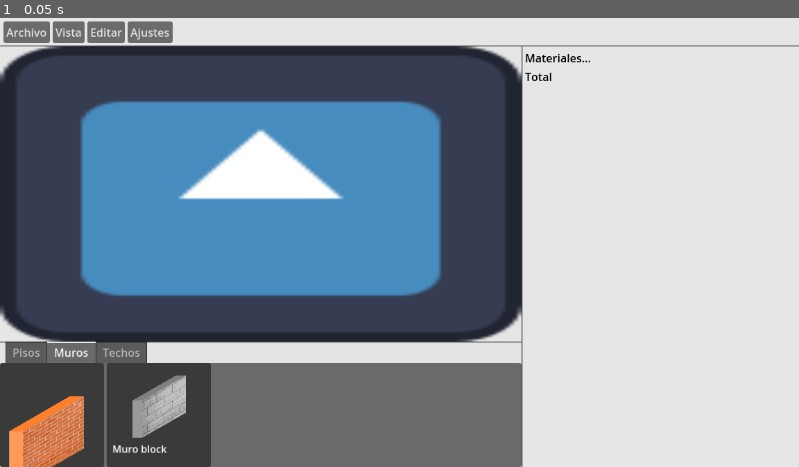
Above: before the commit, frame 1.
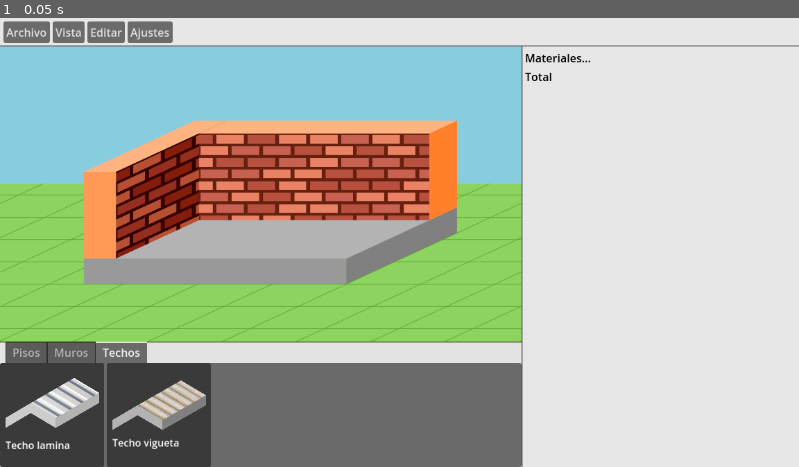
Above: after the commit, the same moment.

Repository: Aliere06/ConstruPlanner-App
Game: Godot game, scene res://label.tscn
Same seed, same stepped clock (60 frames per second), same inputs: the game is played once before the commit and once after it. The engine's default icon, where the game draws it, is replaced by a stand-in: a white triangle on a blue panel in a dark square.
Inputs:
- Up to frame 1 (0.05 s): no input

The runs differ from the first frame. In frame 1, 46% of the frame differs, in the area x 0-66%, y 6-100%.

Commit message:
Imagen editor 3D

Diff:
--- a/label.tscn
+++ b/label.tscn
@@ -1,7 +1,7 @@
 [gd_scene load_steps=15 format=3 uid="uid://6bmuwki4o6bd"]
 
 [ext_resource type="Script" path="res://Vista.gd" id="1_0cafm"]
-[ext_resource type="Texture2D" uid="uid://dli6mslrsrtf4" path="res://icon.svg" id="2_iovjh"]
+[ext_resource type="Texture2D" uid="uid://b8xbq6x4f680" path="res://3D Editor.png" id="2_fhbsj"]
 [ext_resource type="Texture2D" uid="uid://b7u3wpqs1gbrf" path="res://Piso_Concreto.svg" id="3_6u8rg"]
 [ext_resource type="Texture2D" uid="uid://dau0ncjdlwlnq" path="res://construplanner/piso_madera.png" id="4_40ulw"]
 [ext_resource type="Texture2D" uid="uid://ce4eh86andig5" path="res://construplanner/piso_ceramica.png" id="5_4k7ng"]
@@ -149,7 +149,7 @@
 custom_minimum_size = Vector2(700, 400)
 layout_mode = 2
 size_flags_vertical = 3
-texture = ExtResource("2_iovjh")
+texture = ExtResource("2_fhbsj")
 expand_mode = 3
 
 [node name="Panel (B)" type="Panel" parent="Panel/VBoxContainer/HBoxContainer/VBoxContainer2 (B y D)"]
@@ -167,7 +167,7 @@
 grow_horizontal = 2
 grow_vertical = 2
 size_flags_vertical = 8
-current_tab = 1
+current_tab = 2
 
 [node name="Pisos" type="HFlowContainer" parent="Panel/VBoxContainer/HBoxContainer/VBoxContainer2 (B y D)/Panel (B)/TabContainer"]
 visible = false
@@ -262,6 +262,7 @@
 fit_content = true
 
 [node name="Muros" type="HFlowContainer" parent="Panel/VBoxContainer/HBoxContainer/VBoxContainer2 (B y D)/Panel (B)/TabContainer"]
+visible = false
 layout_mode = 2
 
 [node name="Muro ladrillo" type="Panel" parent="Panel/VBoxContainer/HBoxContainer/VBoxContainer2 (B y D)/Panel (B)/TabContainer/Muros"]
@@ -271,18 +272,21 @@
 [node name="CenterContainer" type="CenterContainer" parent="Panel/VBoxContainer/HBoxContainer/VBoxContainer2 (B y D)/Panel (B)/TabContainer/Muros/Muro ladrillo"]
 layout_mode = 0
 offset_right = 150.0
-offset_bottom = 258.0
+offset_bottom = 150.0
 scale = Vector2(0.9, 0.9)
 pivot_offset = Vector2(75, 75)
 
 [node name="VBoxContainer" type="VBoxContainer" parent="Panel/VBoxContainer/HBoxContainer/VBoxContainer2 (B y D)/Panel (B)/TabContainer/Muros/Muro ladrillo/CenterContainer"]
-custom_minimum_size = Vector2(150, 50)
+custom_minimum_size = Vector2(150, 150)
 layout_mode = 2
 
 [node name="TextureRect" type="TextureRect" parent="Panel/VBoxContainer/HBoxContainer/VBoxContainer2 (B y D)/Panel (B)/TabContainer/Muros/Muro ladrillo/CenterContainer/VBoxContainer"]
-layout_mode = 2
+custom_minimum_size = Vector2(150, 0)
+layout_mode = 2
+size_flags_horizontal = 4
+size_flags_vertical = 3
 texture = ExtResource("5_32ki7")
-expand_mode = 4
+expand_mode = 5
 stretch_mode = 4
 
 [node name="RichTextLabel" type="RichTextLabel" parent="Panel/VBoxContainer/HBoxContainer/VBoxContainer2 (B y D)/Panel (B)/TabContainer/Muros/Muro ladrillo/CenterContainer/VBoxContainer"]
@@ -320,7 +324,6 @@
 fit_content = true
 
 [node name="Techos" type="HFlowContainer" parent="Panel/VBoxContainer/HBoxContainer/VBoxContainer2 (B y D)/Panel (B)/TabContainer"]
-visible = false
 layout_mode = 2
 
 [node name="Techo lamina" type="Panel" parent="Panel/VBoxContainer/HBoxContainer/VBoxContainer2 (B y D)/Panel (B)/TabContainer/Techos"]
Binary file added: 3D Editor.png
Not shown, added: 3D Editor.png.import
